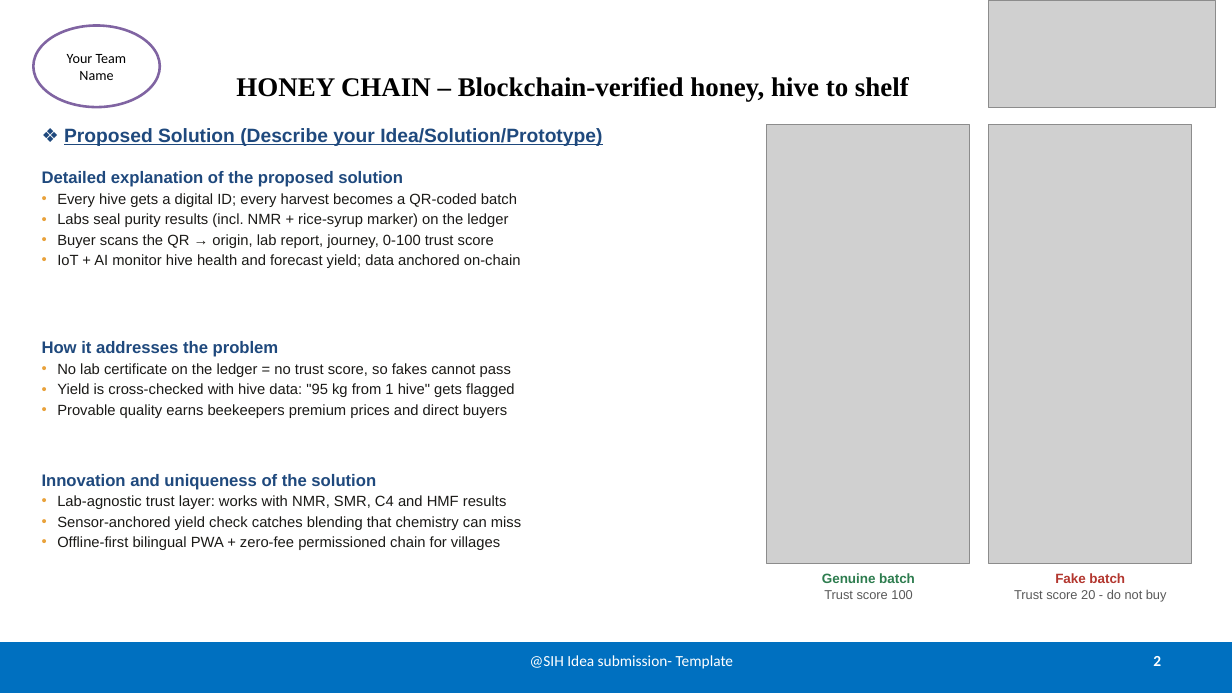
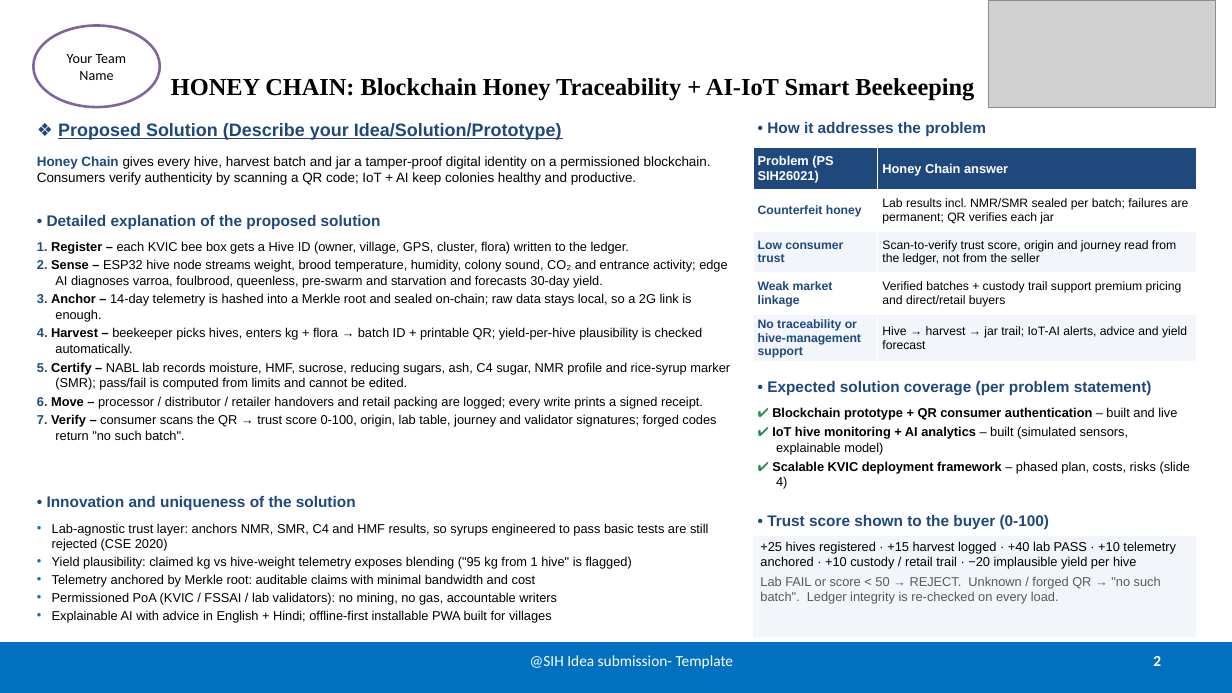
Before and after one commit to Suyash2527/HoneyChain, a slide deck: slide 2 of docs/SIH2026-Idea-Presentation.pptx. Drawn at 1232x693 pixels with LibreOffice and Linux fonts; fonts in the diff are those of the drawing; grey boxes stand for pictures. Boxes give left, top, right and bottom in pixels: in the first picture for what was removed or moved away, otherwise in the second. Text is boxed around its words. In the diff, an @@ line names an element or a change of style, - is before the commit and + after.

```diff
--- a/docs/SIH2026-Idea-Presentation.pptx
+++ b/docs/SIH2026-Idea-Presentation.pptx
@@ title at [171,78,974,100]: text changed; size 21 to 19 pt @@
-HONEY CHAIN – Blockchain-verified honey, hive to shelf
+HONEY CHAIN: Blockchain Honey Traceability + AI-IoT Smart Beekeeping
@@ text "❖ Proposed Solution (Describe your ..." at [58,123,562,140]: size 15 to 14 pt; less space between paragraphs @@
@@ table added at [753,148,1197,362], 5 rows, 2 columns @@
+Problem (PS SIH26021) | Honey Chain answer
+Counterfeit honey | Lab results incl. NMR/SMR sealed per batch; failures are permanent; QR verifies each jar
+Low consumer trust | Scan-to-verify trust score, origin and journey read from the ledger, not from the seller
+Weak market linkage | Verified batches + custody trail support premium pricing and direct/retail buyers
+No traceability or hive-management support | Hive → harvest → jar trail; IoT-AI alerts, advice and yield forecast
@@ picture removed at [767,125,970,564] @@
@@ text added at [767,122,986,137], 12 pt, text #1F497D, bold @@
+• How it addresses the problem
@@ picture removed at [989,125,1191,564] @@
@@ text at [37,156,711,185]: text changed; size 11.5 to 10.5 pt; text colour #1B1A17 to #000000 @@
-Detailed explanation of the proposed solution
-• Every hive gets a digital ID; every harvest becomes a QR-coded batch
-• Labs seal purity results (incl. NMR + rice-syrup marker) on the ledger
-• Buyer scans the QR → origin, lab report, journey, 0-100 trust score
-• IoT + AI monitor hive health and forecast yield; data anchored on-chain
+Honey Chain gives every hive, harvest batch and jar a tamper-proof digital identity on a permissioned blockchain. Consumers verify authenticity by scanning a QR code; IoT + AI keep colonies healthy and productive.
@@ text added at [47,215,381,229], 12 pt, text #1F497D, bold @@
+• Detailed explanation of the proposed solution
@@ text added at [37,241,730,440], 10 pt, text #000000 @@
+1. Register – each KVIC bee box gets a Hive ID (owner, village, GPS, cluster, flora) written to the ledger.
+2. Sense – ESP32 hive node streams weight, brood temperature, humidity, colony sound, CO₂ and entrance activity; edge AI diagnoses varroa, foulbrood, queenless, pre-swarm and starvation and forecasts 30-day yield.
+3. Anchor – 14-day telemetry is hashed into a Merkle root and sealed on-chain; raw data stays local, so a 2G link is enough.
+4. Harvest – beekeeper picks hives, enters kg + flora → batch ID + printable QR; yield-per-hive plausibility is checked automatically.
+5. Certify – NABL lab records moisture, HMF, sucrose, reducing sugars, ash, C4 sugar, NMR profile and rice-syrup marker (SMR); pass/fail is computed from limits and cannot be edited.
+6. Move – processor / distributor / retailer handovers and retail packing are logged; every write prints a signed receipt.
+7. Verify – consumer scans the QR → trust score 0-100, origin, lab table, journey and validator signatures; forged codes return "no such batch".
@@ text removed at [42,341,514,418] @@
-How it addresses the problem
-• No lab certificate on the ledger = no trust score, so fakes cannot pass
-• Yield is cross-checked with hive data: "95 kg from 1 hive" gets flagged
-• Provable quality earns beekeepers premium prices and direct buyers
@@ text added at [767,381,1152,395], 12 pt, text #1F497D, bold @@
+• Expected solution coverage (per problem statement)
@@ text added at [772,407,1191,489], 10 pt, text #000000, bold @@
+✔ Blockchain prototype + QR consumer authentication – built and live
+✔ IoT hive monitoring + AI analytics – built (simulated sensors, explainable model)
+✔ Scalable KVIC deployment framework – phased plan, costs, risks (slide 4)
@@ text at [47,496,356,511]: text changed; size 11.5 to 12 pt; text colour #1B1A17 to #1F497D; bold on @@
-Innovation and uniqueness of the solution
-• Lab-agnostic trust layer: works with NMR, SMR, C4 and HMF results
-• Sensor-anchored yield check catches blending that chemistry can miss
-• Offline-first bilingual PWA + zero-fee permissioned chain for villages
+• Innovation and uniqueness of the solution
@@ text added at [52,523,708,623], 10 pt, text #000000 @@
+• Lab-agnostic trust layer: anchors NMR, SMR, C4 and HMF results, so syrups engineered to pass basic tests are still rejected (CSE 2020)
+• Yield plausibility: claimed kg vs hive-weight telemetry exposes blending ("95 kg from 1 hive" is flagged)
+• Telemetry anchored by Merkle root: auditable claims with minimal bandwidth and cost
+• Permissioned PoA (KVIC / FSSAI / lab validators): no mining, no gas, accountable writers
+• Explainable AI with advice in English + Hindi; offline-first installable PWA built for villages
@@ rectangle added at [753,536,1197,638], fill #F2F5FA, 10 pt, text #000000 @@
++25 hives registered · +15 harvest logged · +40 lab PASS · +10 telemetry anchored · +10 custody / retail trail · −20 implausible yield per hive
+Lab FAIL or score < 50 → REJECT. Unknown / forged QR → "no such batch". Ledger integrity is re-checked on every load.
@@ text added at [767,515,1050,529], 12 pt, text #1F497D, bold @@
+• Trust score shown to the buyer (0-100)
@@ text removed at [822,573,915,599] @@
-Genuine batch
-Trust score 100
@@ text removed at [1014,573,1167,601] @@
-Fake batch
-Trust score 20 - do not buy
```
Also in this commit, not shown: 4 other slides changed, 6 other files.
